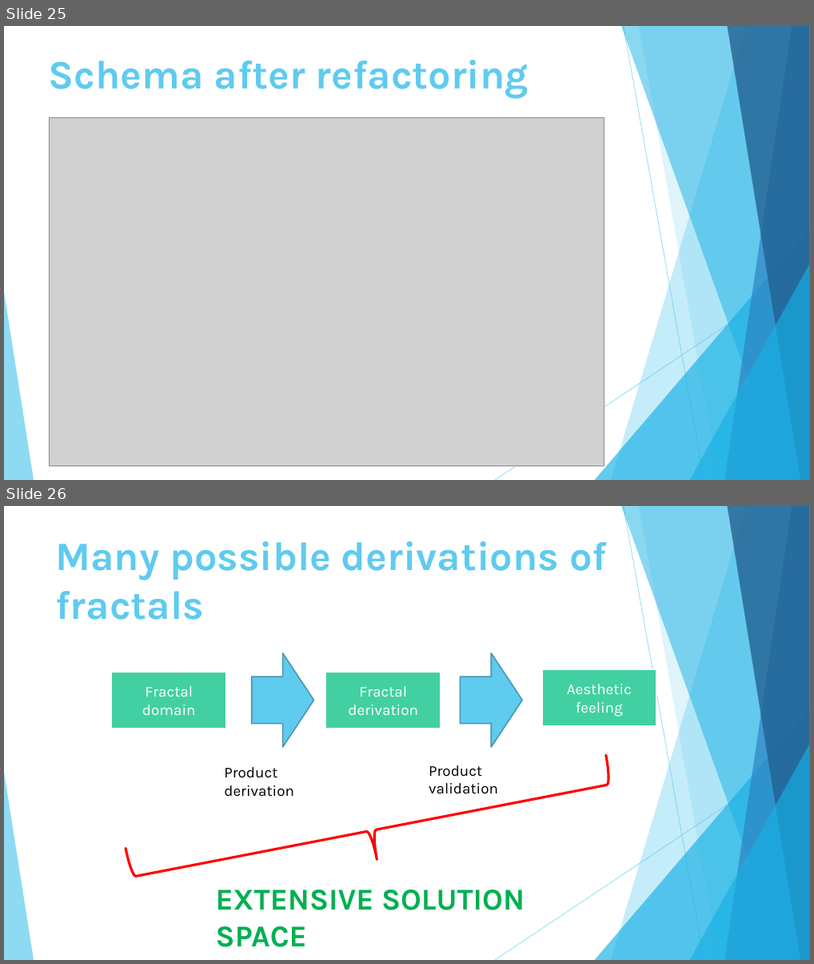
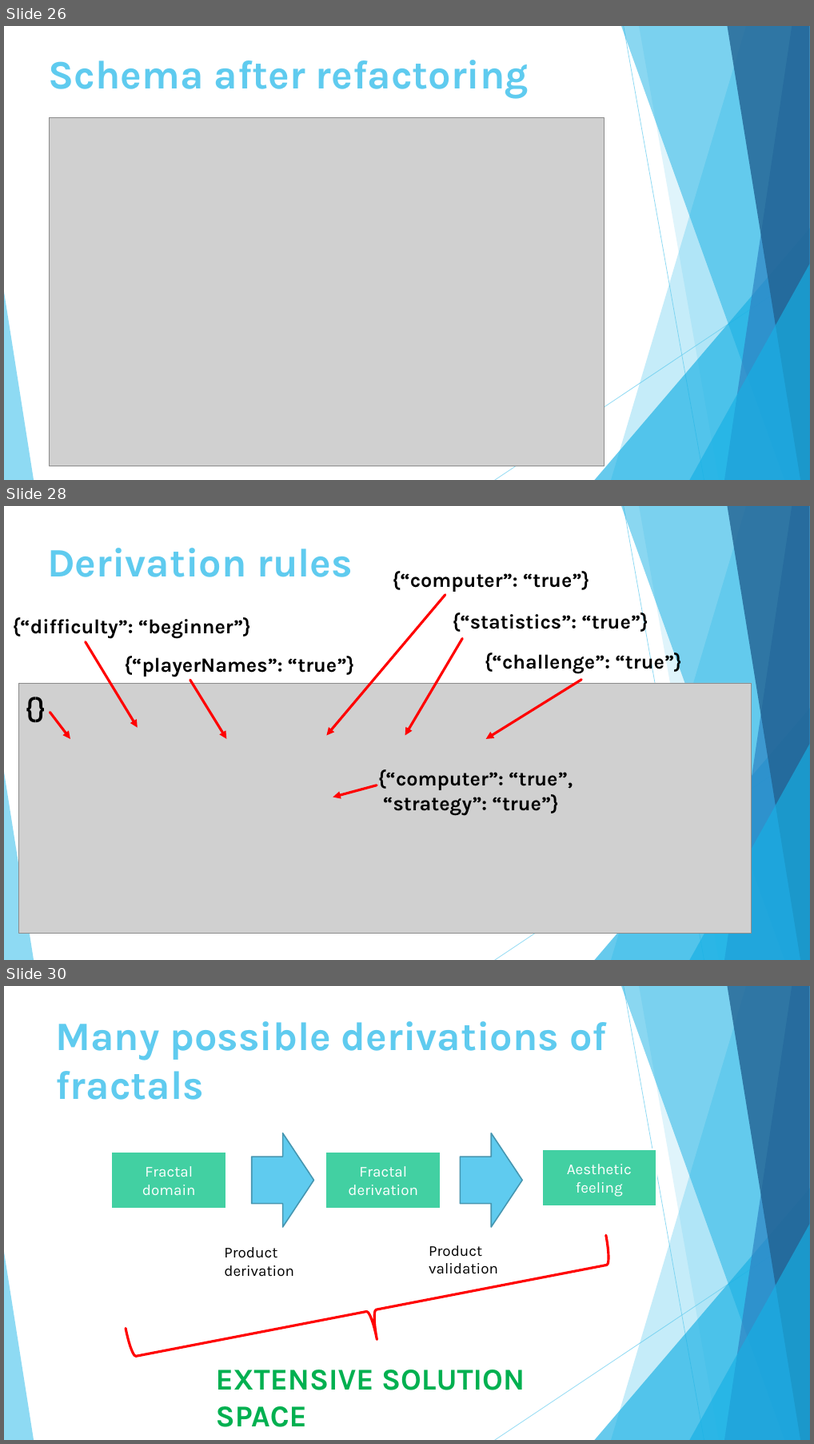
Before and after one commit to jperdek/productLineAnalysisGame, a slide deck: literature/Aspect orientated configuration of software product line features.pptx. Shown one above the other, each under a label of ours: slides 25 and 26 before the commit, slides 26, 28 and 30 after it; the slides between them are not shown. The pictures are 814x964 and 814x1444 pixels, drawn with LibreOffice and Linux fonts; fonts in the diff are those of the drawing; grey boxes stand for pictures. Boxes give left, top, right and bottom in pixels: in the first picture for what was removed or moved away, otherwise in the second. Text is boxed around its words. In the diff, an @@ line names an element or a change of style, - is before the commit and + after.

```diff
--- a/literature/Aspect orientated configuration of software product line features.pptx
+++ b/literature/Aspect orientated configuration of software product line features.pptx
@@ slide 28 added at (4, 506, 810, 960), background #FFFFFF; not listed: 10 template elements that a slide beside it also shows @@
@@ title added at (47, 548, 353, 577), 48 pt, text #5FCBEF, bold @@
+Derivation rules
@@ text added at (393, 571, 590, 592), 24 pt, text #000000, bold @@
+{“computer”: “true”}
@@ arrow added from (446, 595) to (327, 736), #FF0000 3 pt @@
@@ text added at (13, 617, 251, 638), 24 pt, text #000000, bold @@
+{“difficulty”: “beginner”}
@@ text added at (453, 611, 649, 634), 24 pt, text #000000, bold @@
+{“statistics”: “true”}
@@ arrow added from (86, 641) to (138, 728), #FF0000 3 pt @@
@@ arrow added from (462, 639) to (405, 736), #FF0000 3 pt @@
@@ text added at (124, 656, 354, 677), 24 pt, text #000000, bold @@
+{“playerNames”: “true”}
@@ text added at (485, 650, 682, 673), 24 pt, text #000000, bold @@
+{“challenge”: “true”}
@@ picture added at (19, 683, 752, 932) @@
@@ text added at (19, 688, 55, 728), 32 pt, text #000000, bold @@
+{}
@@ arrow added from (190, 680) to (226, 739), #FF0000 3 pt @@
@@ arrow added from (582, 680) to (486, 739), #FF0000 3 pt @@
@@ arrow added from (50, 712) to (70, 739), #FF0000 3 pt @@
@@ text added at (378, 769, 573, 815), 24 pt, text #000000, bold @@
+{“computer”: “true”,
+“strategy”: “true”}
@@ arrow added from (377, 785) to (333, 797), #FF0000 3 pt @@
@@ what was slide 25 is now slide 26 @@
@@ what was slide 26 is now slide 30 @@
```
Also in this commit, not shown: 3 other slides added, 21 other files.
